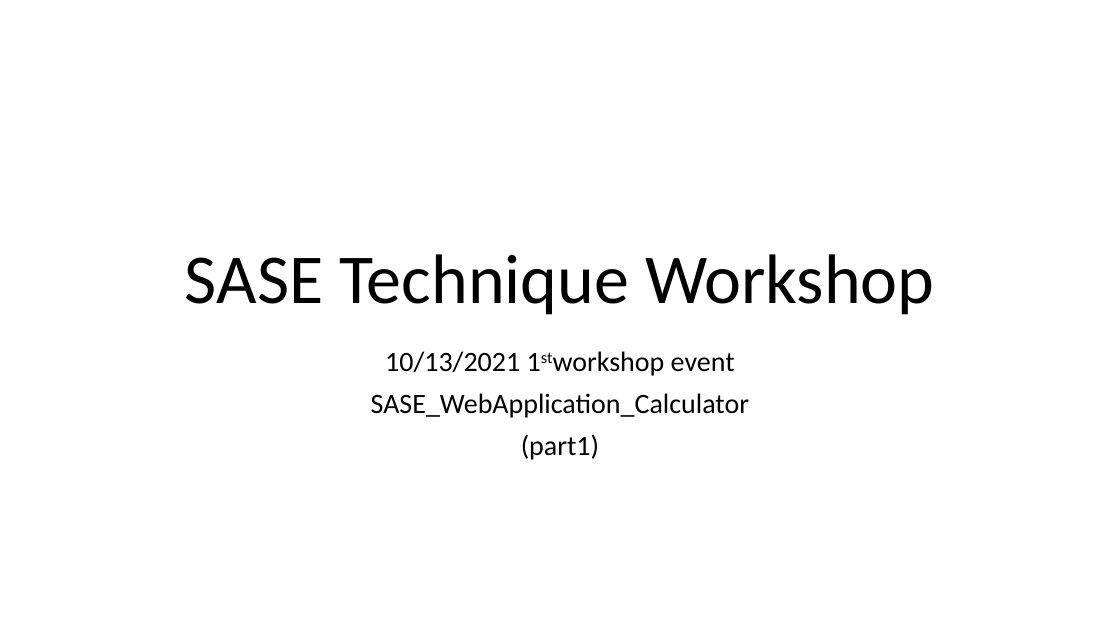
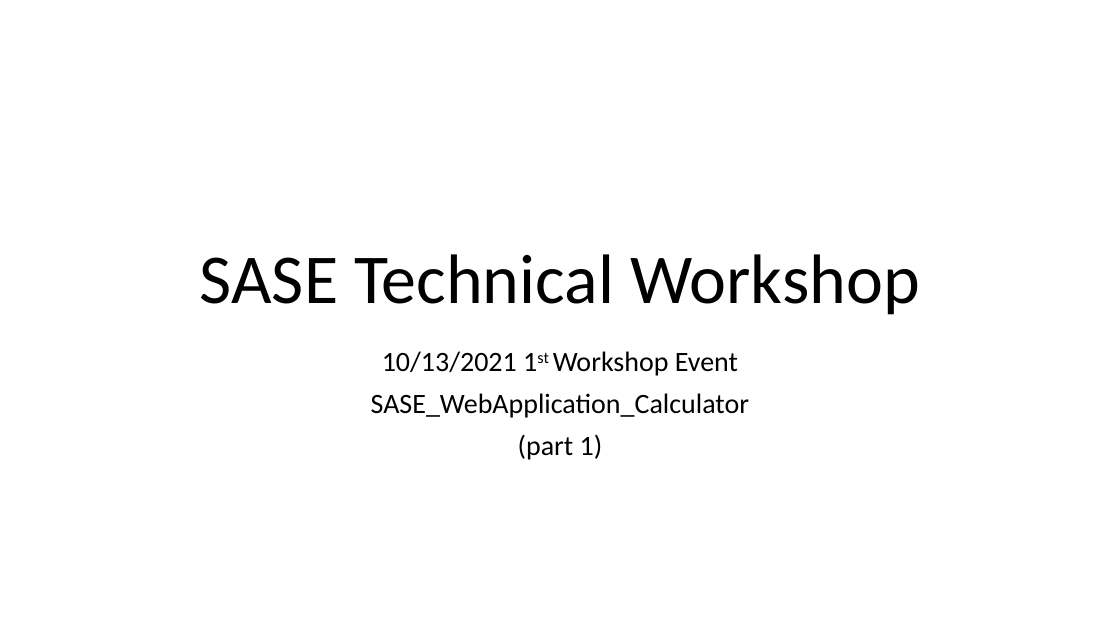
Before and after one commit to honching0316/SASE_WebApplication_Calculator, a slide deck: slide 1 of SASE_Technique_Workshop.pptx. Drawn at 1120x630 pixels with LibreOffice and Linux fonts; fonts in the diff are those of the drawing. Boxes give left, top, right and bottom in pixels: in the first picture for what was removed or moved away, otherwise in the second. Text is boxed around its words. In the diff, an @@ line names an element or a change of style, - is before the commit and + after.

```diff
--- a/SASE_Technique_Workshop.pptx
+++ b/SASE_Technique_Workshop.pptx
@@ title at box(200, 254, 920, 315): text changed @@
-SASE Technique Workshop
+SASE Technical Workshop
@@ subtitle at box(382, 351, 738, 376): text changed @@
-10/13/2021 1stworkshop event
+10/13/2021 1st Workshop Event
@@ subtitle at box(518, 434, 603, 460): spaces changed @@
-(part1)
+(part 1)
```
Also in this commit, not shown: 11 other slides changed.
